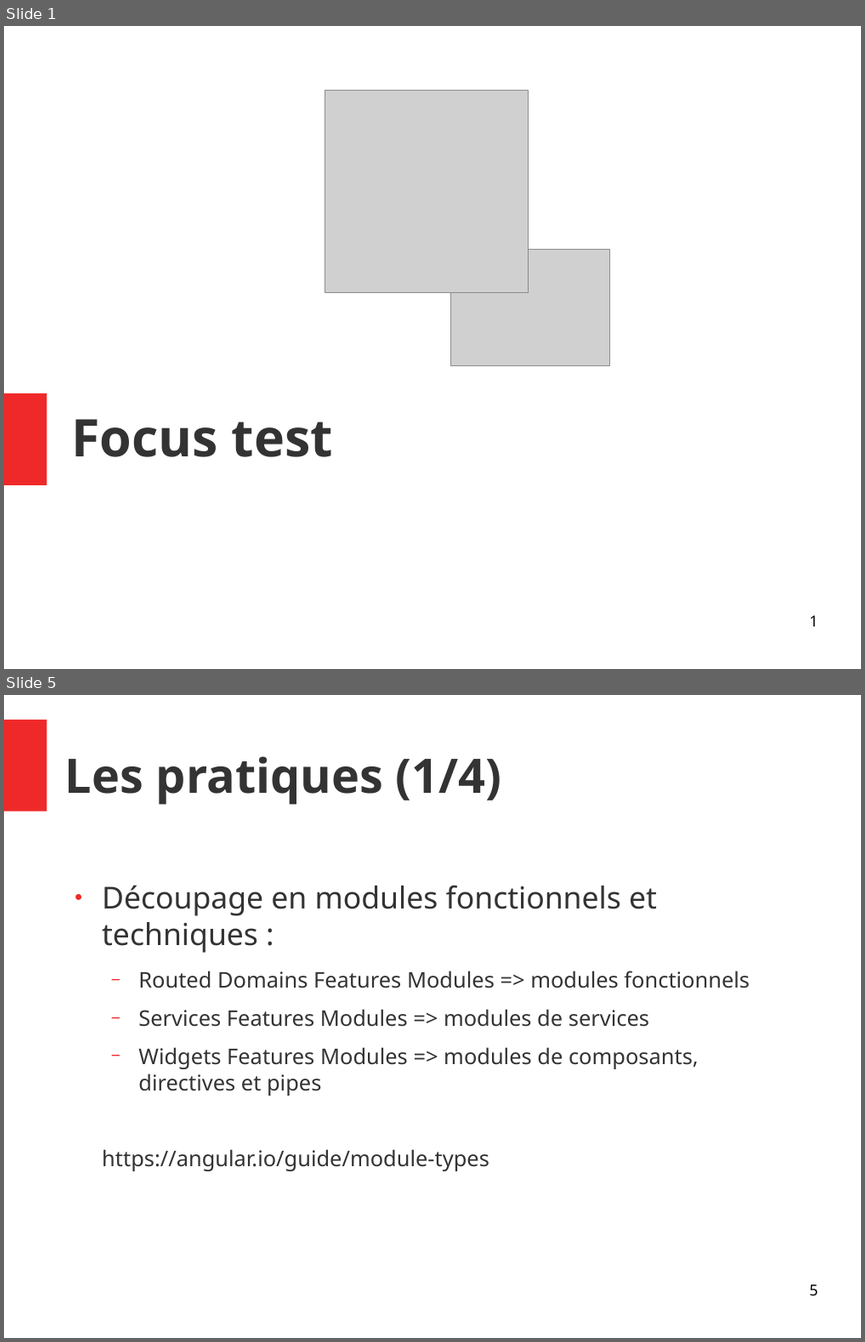
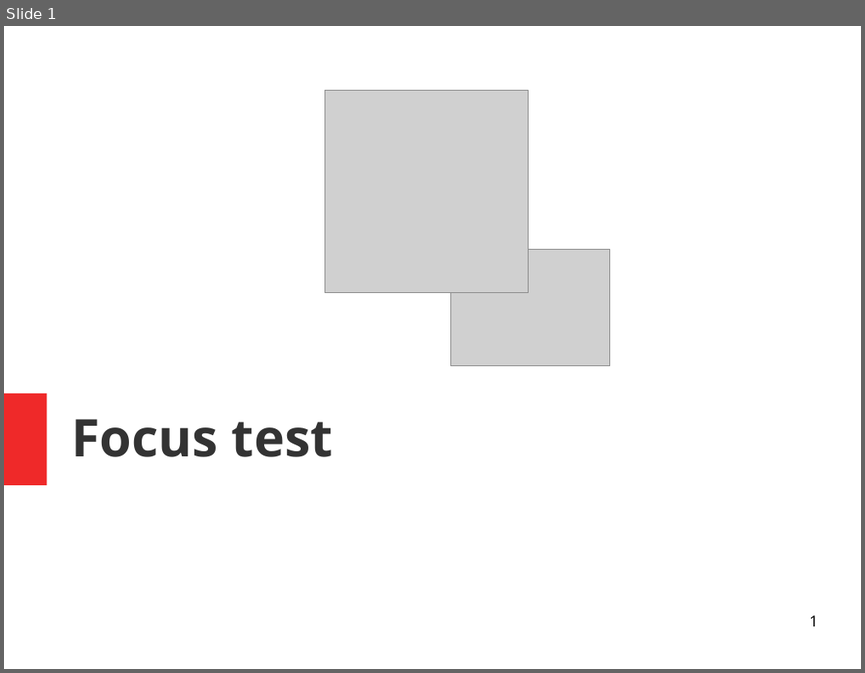
Before and after one commit to Yanoushka/angular-seed, a slide deck: docs/Focus test.odp. Shown one above the other, each under a label of ours: slides 1 and 5 before the commit, slide 1 after it; the slides between them are not shown. The pictures are 865x1342 and 865x673 pixels, drawn with LibreOffice and Linux fonts; fonts in the diff are those of the drawing; grey boxes stand for pictures. Boxes give left, top, right and bottom in pixels: in the first picture for what was removed or moved away, otherwise in the second. Text is boxed around its words. In the diff, an @@ line names an element or a change of style, - is before the commit and + after.

```diff
--- a/docs/Focus test.odp
+++ b/docs/Focus test.odp
@@ slide 5 removed at [4,695,861,1338], background #FFFFFF @@
@@ rectangle removed at [4,719,46,811] @@
@@ title removed at [65,756,502,805] @@
-Les pratiques (1/4)
@@ text removed at [102,885,749,1171] @@
-● Découpage en modules fonctionnels et techniques :
-  − Routed Domains Features Modules => modules fonctionnels
-  − Services Features Modules => modules de services
-  − Widgets Features Modules => modules de composants, directives et pipes
-https://angular.io/guide/module-types
@@ page number removed at [809,1284,817,1296] @@
-5
```
Also in this commit, not shown: 17 slides added, 3 other slides removed.
